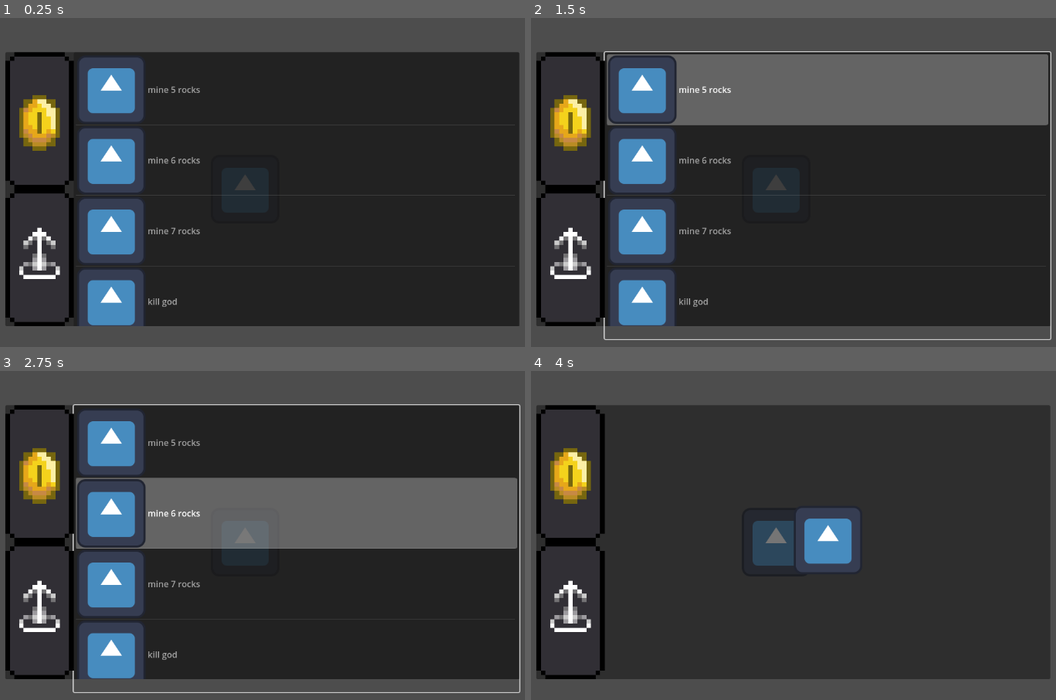
Above: before the commit, frames 1-4 (two rows, left to right).
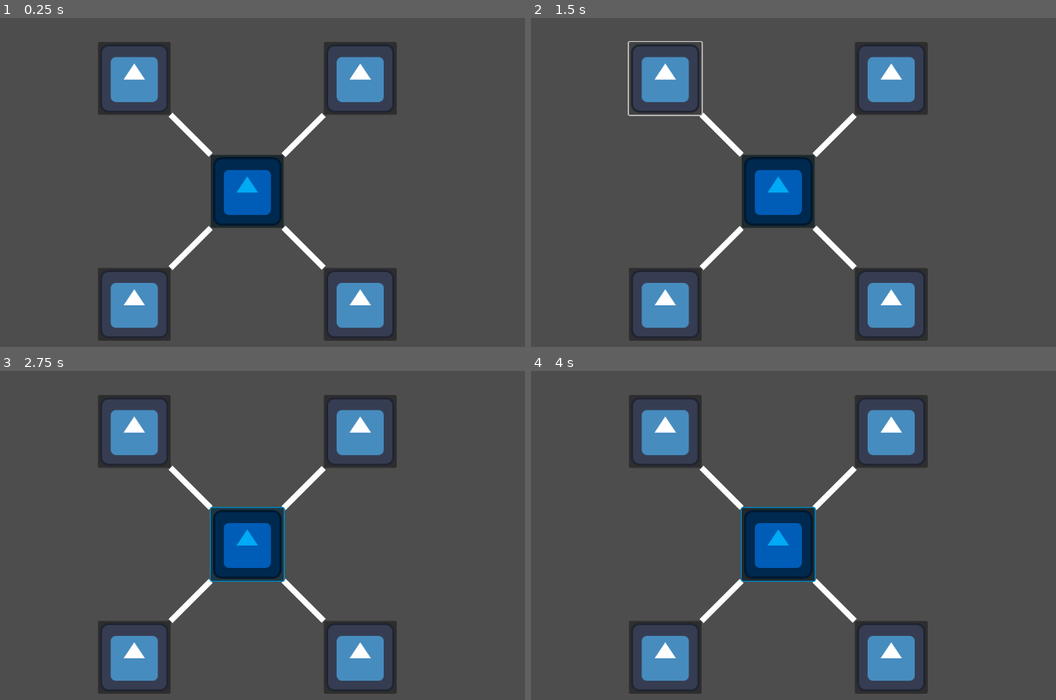
Above: after the commit, the same moments.

Repository: joegriffin2000/starship_jousting_godot
Game: Godot game, scene res://UI/upgrade.tscn
The game is run twice, just before and just after one commit, with the same random seed, the same clock (stepped at 60 frames per second) and the same inputs. This scene is started directly instead of the project's main scene. The engine's default icon, where the game draws it, is replaced by a stand-in: a white triangle on a blue panel in a dark square.
Inputs (mouse positions are in pixels of both pictures, inside the frame that each line leads up to):
- Up to frame 1 (0.25 s): no input
- Up to frame 2 (1.5 s): click (777, 192) at 0.52 s; click (667, 77) at 1.27 s
- Up to frame 3 (2.75 s): click (246, 542) at 2.02 s
- Up to frame 4 (4 s): click (573, 472) at 2.77 s; click (573, 611) at 3.52 s

The runs differ from the first frame. In frame 1, 76% of the frame differs, in the area x 1-99%, y 7-99%; in frame 2, 66%; in frame 3, 64%; in frame 4, 79%.

Commit message:
make upgrade tree look pretty

Diff:
--- a/UI/shop_menu.tscn
+++ b/UI/shop_menu.tscn
@@ -1,13 +1,13 @@
-[gd_scene load_steps=7 format=3 uid="uid://btbb3t0k66qi8"]
+[gd_scene load_steps=6 format=3 uid="uid://yxlkx1fyp8bu"]
 
 [ext_resource type="Script" path="res://UI/shop_menu.gd" id="1_71syl"]
-[ext_resource type="Script" path="res://UI/upgrade.gd" id="2_32nsl"]
 [ext_resource type="Texture2D" uid="uid://deak4o1xsi0rn" path="res://Sprites/icon.svg" id="3_vhqgl"]
 [ext_resource type="PackedScene" uid="uid://5ljy53wtfp4g" path="res://UI/quest.tscn" id="4_h1yxy"]
 [ext_resource type="Texture2D" uid="uid://dfo3dhjbefiga" path="res://Sprites/quest_btn.png" id="5_n2y5n"]
 [ext_resource type="Texture2D" uid="uid://bxe2outbioo87" path="res://Sprites/upgrade_btn.png" id="6_kyxv6"]
 
 [node name="CanvasLayer" type="CanvasLayer"]
+visible = false
 script = ExtResource("1_71syl")
 
 [node name="Panel" type="Panel" parent="."]
@@ -53,7 +53,6 @@
 offset_bottom = 528.0
 grow_horizontal = 2
 grow_vertical = 2
-script = ExtResource("2_32nsl")
 
 [node name="upgrade" type="TextureButton" parent="Panel/Upgrades/Control"]
 layout_mode = 2
--- a/UI/upgrade.gd
+++ b/UI/upgrade.gd
@@ -1 +1,48 @@
 extends "draggable.gd"
+
+var e_button = preload("res://upgrade_button.tscn")
+
+func _ready() -> void:
+	super()
+	#var button = e_button.instantiate()
+	var baseButton = get_node("BaseButton")
+	for i in range(4):
+		var button = e_button.instantiate()
+		add_button(baseButton, button, i)
+
+func add_button(parent_button: UpgradeButton, button_to_add: UpgradeButton, index: int):
+	if parent_button.connect_count >= parent_button.max_connect_count:
+		return
+
+	if button_to_add.has_node("Line2D"):
+		var line = button_to_add.get_node("Line2D")
+		var start_line_offset = Vector2(0,0)
+		var end_line_offset = Vector2(75,75)
+		var button_offset = Vector2(0,0)
+		var button_size = button_to_add.icon.get_size() + button_to_add.size
+		var parent_size = parent_button.size
+		var parent_position = parent_button.position
+
+		if index%2 == 1:
+			end_line_offset.x = - end_line_offset.x
+			button_offset.x += button_size.x
+		else:
+			start_line_offset.x += button_size.x
+			button_offset.x -= button_size.x
+		if index >= 2:
+			end_line_offset.y = - end_line_offset.y
+			button_offset.y += button_size.y
+		else:
+			start_line_offset.y += button_size.y
+			button_offset.y -= button_size.y
+
+		var starting_point = start_line_offset
+		var ending_point = starting_point + end_line_offset
+
+		button_to_add.position = parent_position + button_offset - end_line_offset
+		line.add_point(starting_point)
+		line.add_point(ending_point)
+
+		parent_button.connect_count += 1
+
+		add_child(button_to_add)
--- a/UI/upgrade.tscn
+++ b/UI/upgrade.tscn
@@ -1,7 +1,7 @@
 [gd_scene load_steps=3 format=3 uid="uid://c6qaubponwo3u"]
 
-[ext_resource type="Texture2D" uid="uid://deak4o1xsi0rn" path="res://Sprites/icon.svg" id="1_336qm"]
 [ext_resource type="Script" path="res://UI/upgrade.gd" id="1_so4nk"]
+[ext_resource type="PackedScene" uid="uid://cc3qciss8l58m" path="res://upgrade_button.tscn" id="2_bb8r7"]
 
 [node name="Upgrade" type="Control"]
 layout_mode = 3
@@ -12,17 +12,15 @@
 grow_vertical = 2
 script = ExtResource("1_so4nk")
 
-[node name="TextureButton" type="TextureButton" parent="."]
+[node name="BaseButton" parent="." instance=ExtResource("2_bb8r7")]
+self_modulate = Color(1.92523e-07, 0.665771, 0.957815, 1)
 layout_mode = 1
 anchors_preset = -1
-anchor_left = 0.5
+anchor_left = 0.503
 anchor_top = 0.5
-anchor_right = 0.5
+anchor_right = 0.503
 anchor_bottom = 0.5
-offset_left = -64.0
+offset_left = -67.4561
 offset_top = -68.0
-offset_right = 64.0
-offset_bottom = 60.0
-grow_horizontal = 2
-grow_vertical = 2
-texture_normal = ExtResource("1_336qm")
+offset_right = 68.5439
+offset_bottom = 68.0
--- /dev/null
+++ b/upgrade_button.gd
@@ -0,0 +1,5 @@
+extends Button
+class_name UpgradeButton
+
+@onready var connect_count = 0
+@onready var max_connect_count = 4
--- /dev/null
+++ b/upgrade_button.tscn
@@ -0,0 +1,13 @@
+[gd_scene load_steps=3 format=3 uid="uid://cc3qciss8l58m"]
+
+[ext_resource type="Texture2D" uid="uid://deak4o1xsi0rn" path="res://Sprites/icon.svg" id="1_vc13a"]
+[ext_resource type="Script" path="res://upgrade_button.gd" id="2_uptse"]
+
+[node name="Button" type="Button"]
+offset_right = 8.0
+offset_bottom = 8.0
+icon = ExtResource("1_vc13a")
+script = ExtResource("2_uptse")
+
+[node name="Line2D" type="Line2D" parent="."]
+z_index = -5
